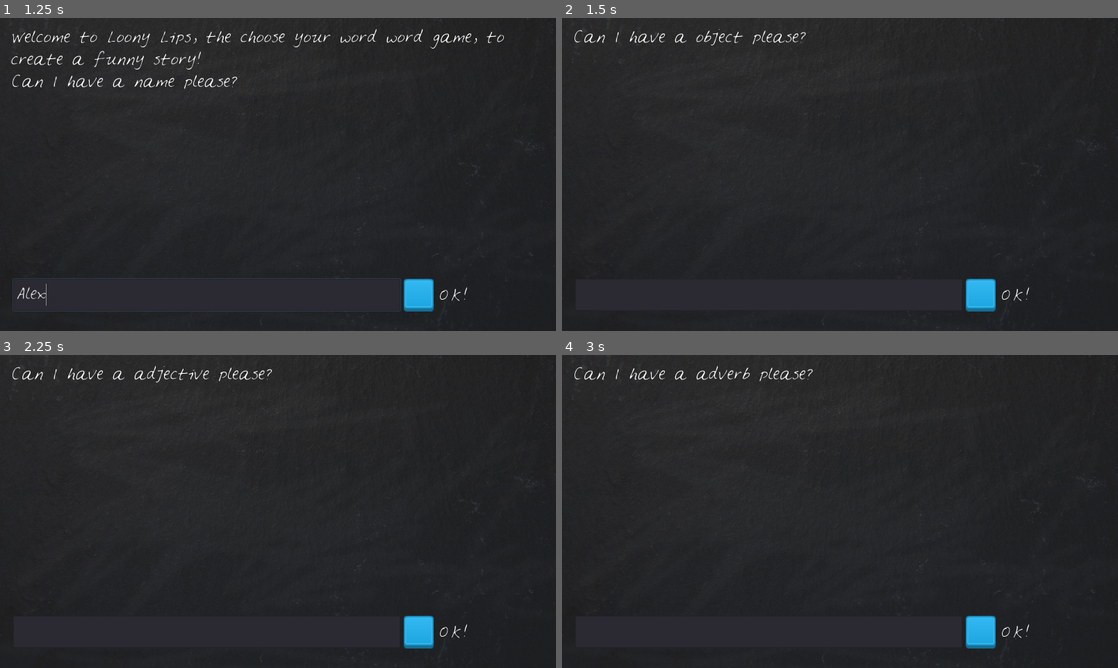
Above: before the commit, frames 1-4 (two rows, left to right).
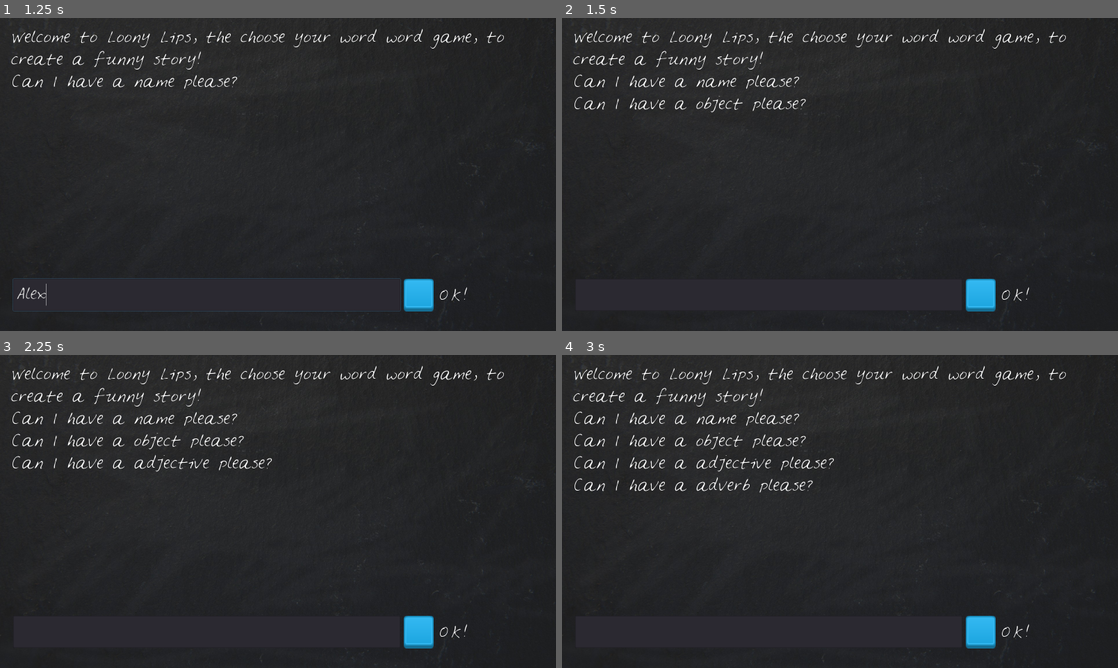
Above: after the commit, the same moments.

Repository: FireBorn123/02_LoonyLips_GadotCourse
Game: Godot game, scene res://LoonyLips.tscn
Two runs of this game, one before a commit and one after it. Both use one fixed random seed, a clock stepped at 60 frames per second and the inputs below.
Inputs (mouse positions are in pixels of both pictures, inside the frame that each line leads up to):
- Up to frame 1 (1.25 s): click (205, 293) at 0.52 s; type "Alex" at 0.6 s
- Up to frame 2 (1.5 s): click "OK!" at 1.25 s
- Up to frame 3 (2.25 s): click "OK!" at 2 s
- Up to frame 4 (3 s): click "OK!" at 2.75 s

Frame 1 is identical in both runs. In frame 2, 1.9% of the frame differs, in the area x 2-91%, y 3-31%; in frame 3, 2.4%; in frame 4, 2.7%, in the area x 2-91%, y 3-44%.

Commit message:
Lecture 14: JSON and File Working Commit

Diff:
--- a/Loony Lips/LoonyLips.gd
+++ b/Loony Lips/LoonyLips.gd
@@ -1,14 +1,15 @@
 extends Node2D
 
 
-var game_text = get_from_json("other_strings.json")
 var player_words = [] # the words that the player chooses to use
-var begin_game_text = game_text.begin_game_text
+var game_text # All of the text that's displayed to the player
 var current_story
 
 func _ready():
 	set_random_story()
-	$Blackboard/StoryText.bbcode_text = (begin_game_text + game_text.game_prompt_1 + current_story.prompt[player_words.size()] + game_text.game_prompt_2)
+	game_text = get_from_json("other_strings.json")
+	$Blackboard/StoryText.bbcode_text = (game_text.begin_game_text)
+	prompt_player()
 	$Blackboard/TextBox.clear()
 
 func set_random_story():
@@ -37,10 +38,12 @@
 func _on_TextBox_text_entered(new_text):
 	player_words.append(new_text)
 	$Blackboard/TextBox.clear()
+	$Blackboard/StoryText.clear()
 	check_player_word_length()
 
 func prompt_player():
-	$Blackboard/StoryText.bbcode_text = (game_text.game_prompt_1 + current_story.prompt[player_words.size()] + game_text.game_prompt_2)
+	var next_prompt = current_story.prompt[player_words.size()]
+	$Blackboard/StoryText.bbcode_text += (game_text.game_prompt % next_prompt)
 
 
 func check_player_word_length():
--- a/Loony Lips/other_strings.json
+++ b/Loony Lips/other_strings.json
@@ -1,6 +1,7 @@
-
-  {"begin_game_text":"Welcome to Loony Lips, the choose your word word game, to create a funny story!\n",
-  "game_prompt": "Can I have a %s please?",
-  "game_prompt_1": "Can I have a ",
-  "game_prompt_2": " please?",
-  "end_game_text": "Play Again?"}
+{
+  "begin_game_text":"Welcome to Loony Lips, the choose your word word game, to create a funny story!\n"
+  ,
+  "game_prompt": "Can I have a %s please?\n"
+  ,
+  "end_game_text": "Play Again?"
+}
